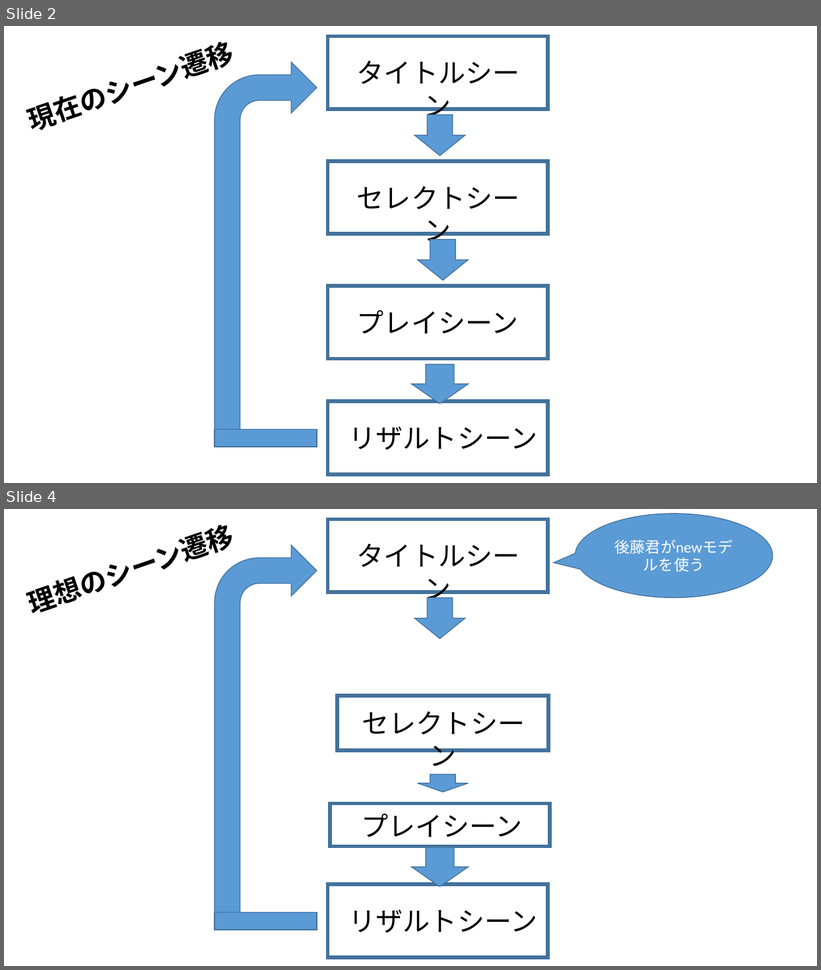
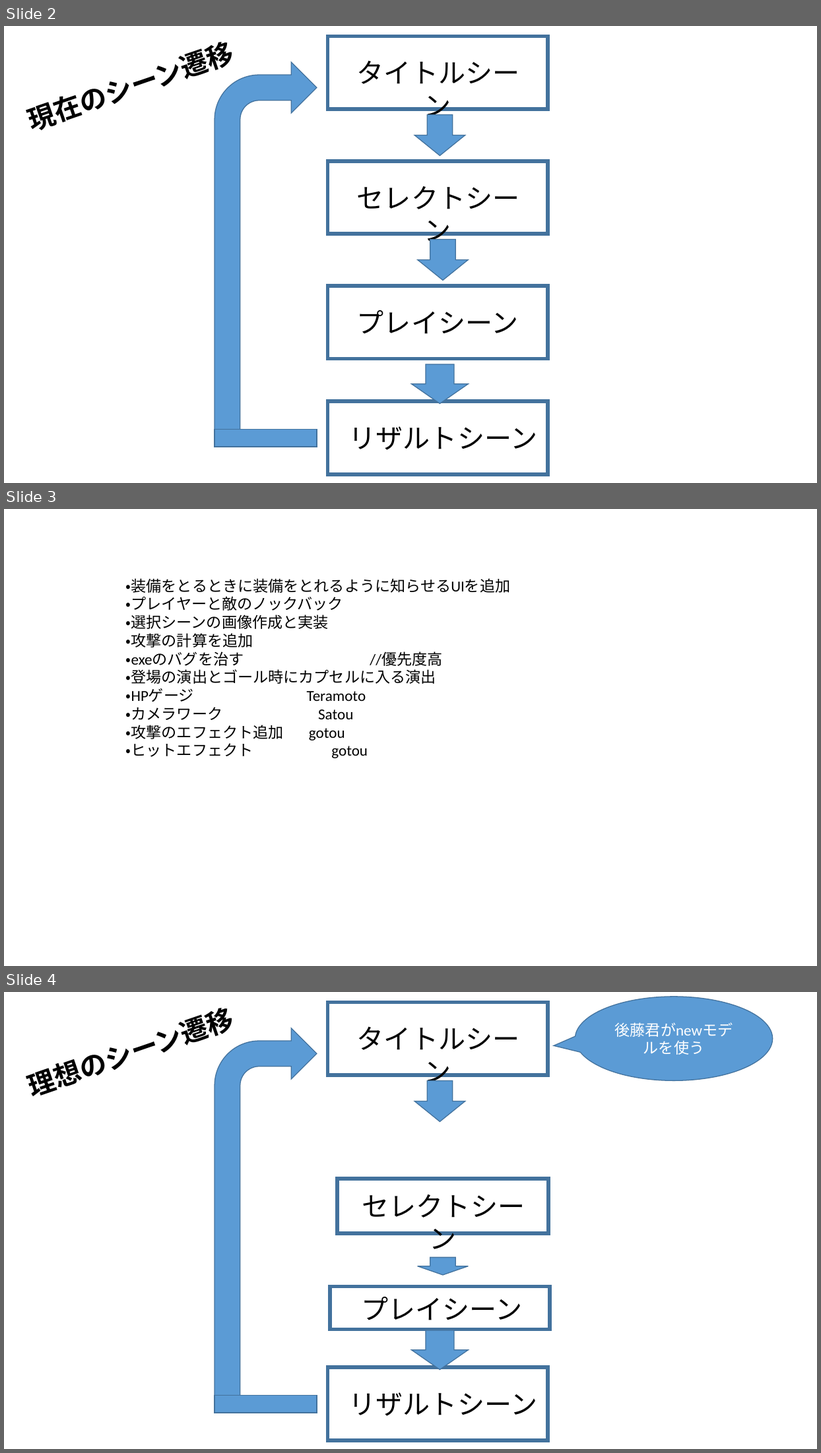
Before and after one commit to SatoMomoya/KakurituSousa, a slide deck: ゴールデンウィーク中の仕事振り分け.pptx. Shown one above the other, each under a label of ours: slides 2 and 4 before the commit, slides 2, 3 and 4 after it; the slides between them are not shown. The pictures are 821x970 and 821x1453 pixels, drawn with LibreOffice and Linux fonts; fonts in the diff are those of the drawing. Boxes give left, top, right and bottom in pixels: in the first picture for what was removed or moved away, otherwise in the second. Text is boxed around its words. In the diff, an @@ line names an element or a change of style, - is before the commit and + after.

```diff
--- a/ゴールデンウィーク中の仕事振り分け.pptx
+++ b/ゴールデンウィーク中の仕事振り分け.pptx
@@ slide 3 added at box(4, 509, 817, 966), background #FFFFFF @@
@@ text added at box(126, 578, 510, 758), 18 pt, text #000000 @@
+・装備をとるときに装備をとれるように知らせるUIを追加
+・プレイヤーと敵のノックバック
+・選択シーンの画像作成と実装
+・攻撃の計算を追加
+・exeのバグを治す //優先度高
+・登場の演出とゴール時にカプセルに入る演出
+・HPゲージ Teramoto
+・カメラワーク Satou
+・攻撃のエフェクト追加 gotou
+・ヒットエフェクト gotou
```
Also in this commit, not shown: 1 slide removed, 7 other files.
